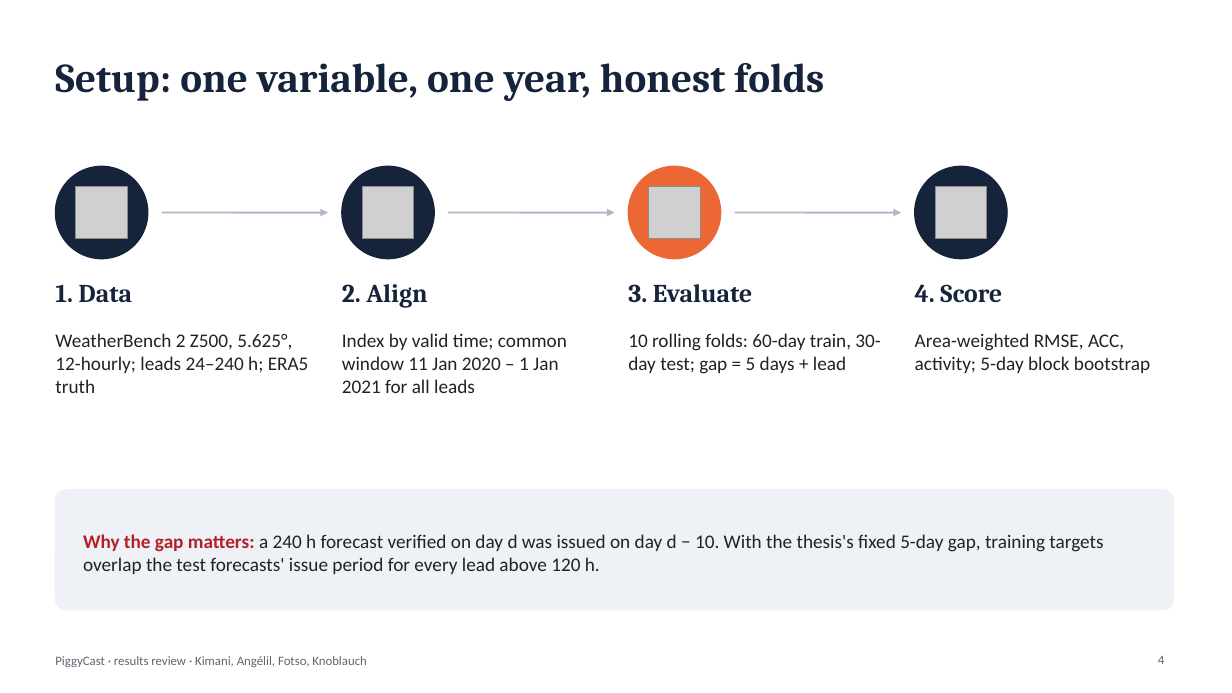
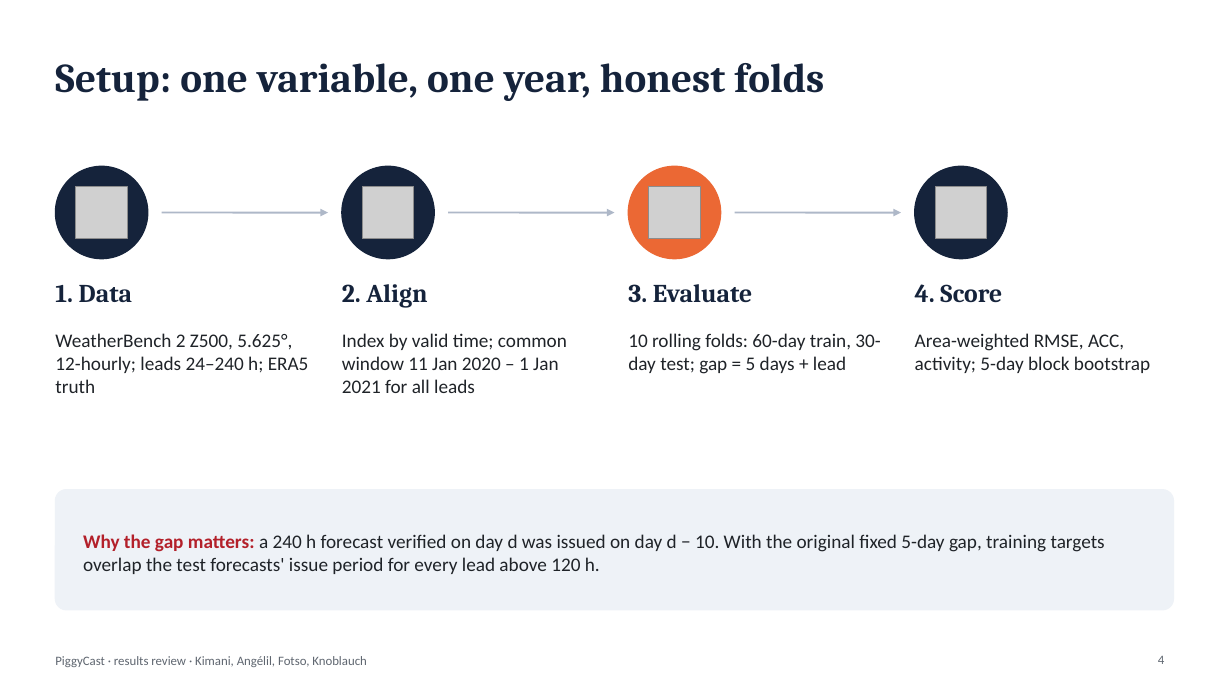
Before and after one commit to josiahkim29/AIMS_Masters_Thesis, a slide deck: slide 4 of PiggyCast_Arxiv_Paper/presentation/PiggyCast_results_review.pptx. Drawn at 1232x693 pixels with LibreOffice and Linux fonts; fonts in the diff are those of the drawing; grey boxes stand for pictures. Boxes give left, top, right and bottom in pixels: in the first picture for what was removed or moved away, otherwise in the second. Text is boxed around its words. In the diff, an @@ line names an element or a change of style, - is before the commit and + after.

```diff
--- a/PiggyCast_Arxiv_Paper/presentation/PiggyCast_results_review.pptx
+++ b/PiggyCast_Arxiv_Paper/presentation/PiggyCast_results_review.pptx
@@ text at bbox=[83, 534, 1105, 574]: text changed @@
-Why the gap matters: a 240 h forecast verified on day d was issued on day d − 10. With the thesis's fixed 5-day gap, training targets overlap the test forecasts' issue period for every lead above 120 h.
+Why the gap matters: a 240 h forecast verified on day d was issued on day d − 10. With the original fixed 5-day gap, training targets overlap the test forecasts' issue period for every lead above 120 h.
```
Also in this commit, not shown: 9 other slides changed, 6 other files.
